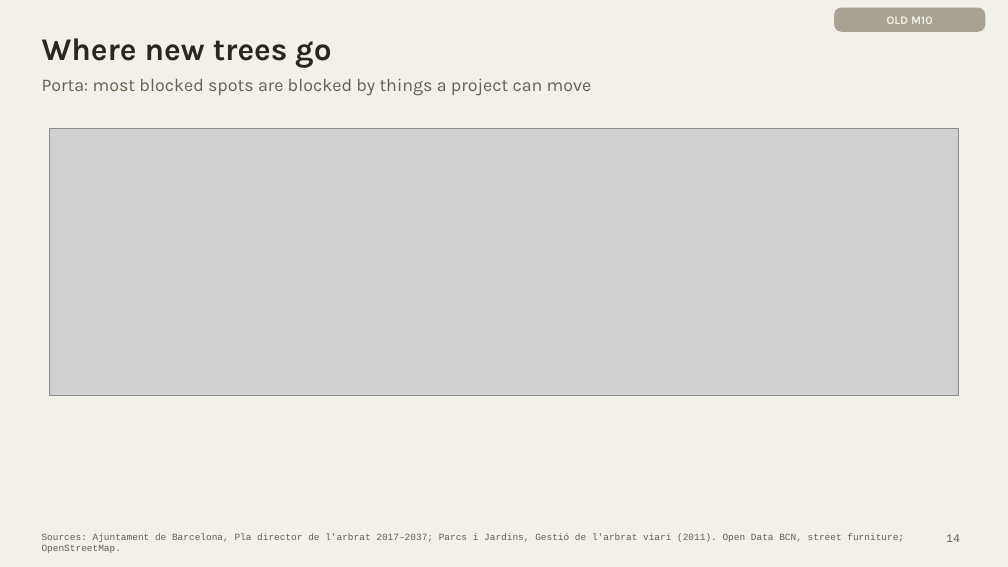
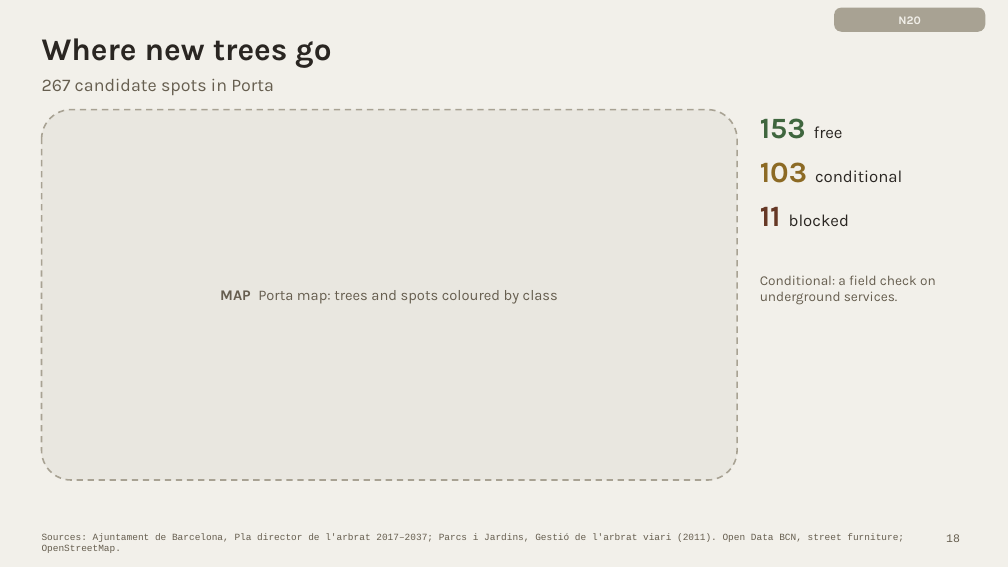
Before and after one commit to giofox96/shade-and-sponge, a slide deck: slide 18 of slides/final/shade_and_sponge_final_new.pptx (slide 14 before the commit). Drawn at 1008x567 pixels with LibreOffice and Linux fonts; fonts in the diff are those of the drawing; grey boxes stand for pictures. Boxes give left, top, right and bottom in pixels: in the first picture for what was removed or moved away, otherwise in the second. Text is boxed around its words. In the diff, an @@ line names an element or a change of style, - is before the commit and + after.

```diff
--- a/slides/final/shade_and_sponge_final_new.pptx
+++ b/slides/final/shade_and_sponge_final_new.pptx
@@ text at [898,16,921,24]: text changed @@
-OLD M10
+N20
@@ text at [42,79,274,95]: text changed @@
-Porta: most blocked spots are blocked by things a project can move
+267 candidate spots in Porta
@@ rounded rectangle added at [42,110,737,480], fill #E9E7E0, outline #A8A293 1.5 pt dashed @@
@@ text added at [760,118,936,305], 13 pt, text #665E4F @@
+153 free
+103 conditional
+11 blocked
+Conditional: a field check on underground services.
@@ picture removed at [49,129,959,395] @@
@@ text added at [220,290,558,304], 14 pt, text #665E4F @@
+MAP Porta map: trees and spots coloured by class
@@ page number at [946,534,960,542]: text changed @@
-14
+18
```
Also in this commit, not shown: 9 other slides changed, 5 slides added, 9 slides removed, 1 other file.
